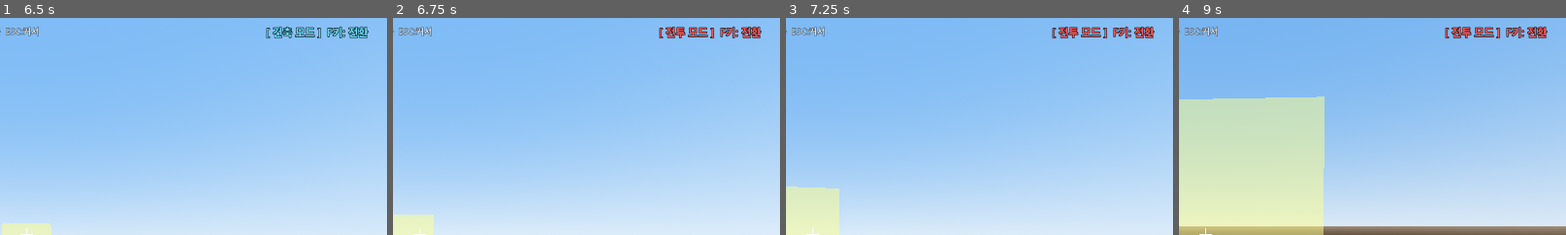
Above: before the commit, frames 1-4 (left to right).
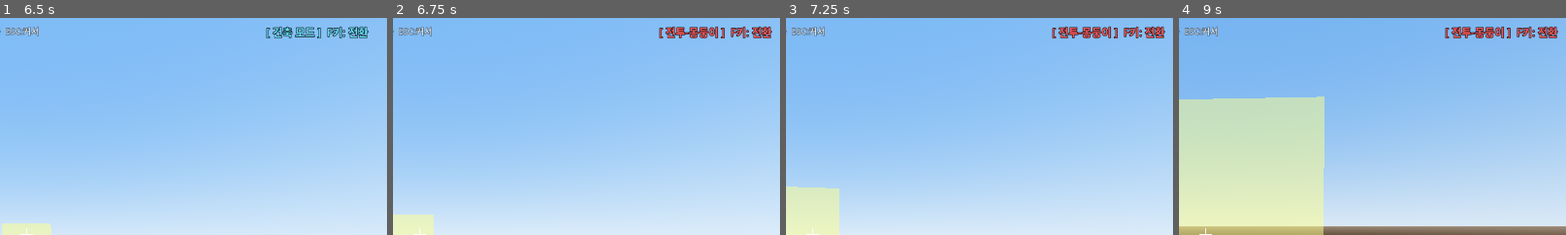
Above: after the commit, the same moments.

Repository: Hwnagseunghwan/Minecraft_Architecture
Game: Godot game, scene res://scenes/Main.tscn
Two runs of this game, one before a commit and one after it. Both use one fixed random seed, a clock stepped at 60 frames per second and the inputs below.
Inputs (mouse positions are % of the whole screen's width and height, from its top left):
- Up to frame 1 (6.5 s): tap Enter at 0.5 s; move the mouse to (55, 50) at 0.52 s; hold W 0.53-5.78 s; tap 1 at 0.6 s; click (55, 50) at 0.67 s; tap Space at 0.77, 1.52, 3.02, 3.77, 4.52, 6.02 s; move the mouse to (45, 50) at 1.27 s; tap 2 at 1.35 s; click (45, 50) at 1.42 s; move the mouse to (52, 48) at 2.02 s; tap 3 at 2.1 s; click (52, 48) at 2.17 s; move the mouse to (49, 52) at 2.77 s; tap 4 at 2.85 s; click (49, 52) at 2.92 s; move the mouse to (57, 51) at 3.52 s; tap 5 at 3.6 s; click (57, 51) at 3.67 s; move the mouse to (42, 49) at 4.27 s; tap 6 at 4.35 s; click (42, 49) at 4.42 s; move the mouse to (51, 50) at 5.02 s; tap 7 at 5.1 s; click (51, 50) at 5.17 s; move the mouse to (46, 48) at 5.77 s; hold D from 5.78 s (still down); tap 8 at 5.85 s; click (46, 48) at 5.92 s
- Up to frame 2 (6.75 s): move the mouse to (55, 50) at 6.52 s; release D at 6.53 s; hold W from 6.53 s (still down); tap F at 6.6 s; click (55, 50) at 6.67 s
- Up to frame 3 (7.25 s): keep holding W; tap Space at 6.77 s
- Up to frame 4 (9 s): move the mouse to (45, 50) at 7.27 s; tap R at 7.35 s; click (45, 50) at 7.42 s; tap Space at 7.52, 8.75 s; move the mouse to (52, 48) at 8.02 s; tap 1 at 8.1 s; click (52, 48) at 8.17 s; move the mouse to (49, 52) at 8.77 s; release W at 8.78 s; hold A from 8.78 s (still down); tap 2 at 8.85 s; click (49, 52) at 8.92 s
The pictures show only the part of the screen within x 47-96%, y 0-50%; the shares and areas given below are measured in that part.

Frame 1 is identical in both runs. In frame 2, 1.0% of the frame differs, in the area x 75-98%, y 3-10%; in frame 3, 0.9%; in frame 4, 1.0%.

Commit message:
feat: 석궁 원거리 무기 추가, F키 3모드 전환
- scripts/arrow.gd: RigidBody3D 화살 (속도 45m/s, 중력 0.3, 6초 후 소멸)
  - 화살대+화살촉 메시, 구체 콜라이더
  - body_entered로 take_damage() 호출, 0.2초 딜레이(자기충돌 방지)
  - look_at으로 날아가는 방향 자동 회전
- player.gd: 모드 시스템 2→3단계 변경
  - _mode: int (0=건축, 1=몽둥이, 2=석궁), F키로 순환
  - 석궁 비주얼 (스톡+활팔 박스메시) 카메라에 부착
  - 우클릭 석궁모드 = 발사, 0.8초 쿨다운
  - signal mode_changed(mode: int)로 변경
- ui.gd: 3모드 표시 (건축=파랑, 몽둥이=빨강, 석궁=노랑)
- sound_manager.gd: play_shoot() 발사음 추가

Co-Authored-By: Claude Sonnet 4.6 <noreply@anthropic.com>

Diff:
--- /dev/null
+++ b/scripts/arrow.gd
@@ -0,0 +1,64 @@
+extends RigidBody3D
+
+const SPEED    : float = 45.0
+const LIFETIME : float = 6.0
+
+var _can_hit : bool = false
+
+func setup(from: Vector3, dir: Vector3) -> void:
+	global_position       = from
+	gravity_scale         = 0.30
+	contact_monitor       = true
+	max_contacts_reported = 4
+	linear_velocity       = dir * SPEED
+	_build_mesh()
+	body_entered.connect(_on_body_entered)
+	get_tree().create_timer(0.20).timeout.connect(_activate)
+	get_tree().create_timer(LIFETIME).timeout.connect(queue_free)
+
+func _activate() -> void:
+	_can_hit = true
+
+func _on_body_entered(body: Node) -> void:
+	if not _can_hit:
+		return
+	if body.has_method("take_damage"):
+		body.take_damage()
+	queue_free()
+
+func _physics_process(_delta: float) -> void:
+	if linear_velocity.length_squared() > 1.0:
+		var fwd : Vector3 = linear_velocity.normalized()
+		if fwd.cross(Vector3.UP).length_squared() > 0.01:
+			look_at(global_position + fwd, Vector3.UP)
+
+func _build_mesh() -> void:
+	# 화살대
+	var mi  := MeshInstance3D.new()
+	var bm  := BoxMesh.new()
+	bm.size = Vector3(0.04, 0.04, 0.50)
+	mi.mesh = bm
+	var mat := StandardMaterial3D.new()
+	mat.albedo_color = Color(0.55, 0.35, 0.10)
+	mat.shading_mode = BaseMaterial3D.SHADING_MODE_UNSHADED
+	mi.material_override = mat
+	add_child(mi)
+
+	# 화살촉
+	var tip  := MeshInstance3D.new()
+	var tm   := BoxMesh.new()
+	tm.size  = Vector3(0.06, 0.06, 0.10)
+	tip.mesh = tm
+	var mat2 := StandardMaterial3D.new()
+	mat2.albedo_color = Color(0.60, 0.60, 0.65)
+	mat2.shading_mode = BaseMaterial3D.SHADING_MODE_UNSHADED
+	tip.material_override = mat2
+	tip.position = Vector3(0.0, 0.0, -0.30)
+	add_child(tip)
+
+	# 충돌 구체
+	var cs := CollisionShape3D.new()
+	var sh := SphereShape3D.new()
+	sh.radius = 0.08
+	cs.shape  = sh
+	add_child(cs)
--- a/scripts/player.gd
+++ b/scripts/player.gd
@@ -44,13 +44,17 @@
 
 var _step_timer  : float    = 0.0   # 발걸음 간격 타이머
 
-var _combat_mode : bool    = false
-var _swinging    : bool    = false
-var _club_root   : Node3D  = null
+var _mode          : int    = 0      # 0=건축  1=몽둥이  2=석궁
+var _swinging      : bool   = false
+var _club_root     : Node3D = null
+var _crossbow_root : Node3D = null
+var _arrow_cd      : float  = 0.0   # 석궁 쿨다운
+
+const ARROW_CD : float = 0.8
 
 signal block_selected(idx: int, block_name: String)
 signal inventory_changed(inv: Dictionary)
-signal mode_changed(is_combat: bool)
+signal mode_changed(mode: int)
 signal hp_changed(current_hp: int, max_hp: int)
 signal hp_healed(current_hp: int, max_hp: int)
 signal player_died()
@@ -72,6 +76,7 @@
 	attack_ray.enabled = true
 	camera.add_child(attack_ray)
 	_build_club()
+	_build_crossbow()
 
 func _build_club() -> void:
 	_club_root = Node3D.new()
@@ -101,6 +106,36 @@
 	head_mesh.position = Vector3(0.0, 0.0, -0.26)
 	_club_root.add_child(head_mesh)
 
+func _build_crossbow() -> void:
+	_crossbow_root = Node3D.new()
+	_crossbow_root.position         = Vector3(0.32, -0.22, -0.55)
+	_crossbow_root.rotation_degrees = Vector3(0.0, -10.0, -5.0)
+	_crossbow_root.visible          = false
+	camera.add_child(_crossbow_root)
+
+	# 스톡 (손잡이)
+	var stock := MeshInstance3D.new()
+	var sm    := BoxMesh.new()
+	sm.size   = Vector3(0.06, 0.06, 0.42)
+	stock.mesh = sm
+	var mat1  := StandardMaterial3D.new()
+	mat1.albedo_color = Color(0.42, 0.26, 0.10)
+	mat1.shading_mode = BaseMaterial3D.SHADING_MODE_UNSHADED
+	stock.material_override = mat1
+	_crossbow_root.add_child(stock)
+
+	# 활 팔 (가로 막대)
+	var arm  := MeshInstance3D.new()
+	var am   := BoxMesh.new()
+	am.size  = Vector3(0.38, 0.05, 0.04)
+	arm.mesh = am
+	var mat2 := StandardMaterial3D.new()
+	mat2.albedo_color = Color(0.28, 0.18, 0.07)
+	mat2.shading_mode = BaseMaterial3D.SHADING_MODE_UNSHADED
+	arm.material_override = mat2
+	arm.position = Vector3(0.0, 0.04, -0.14)
+	_crossbow_root.add_child(arm)
+
 func _emit_initial_hp() -> void:
 	hp_changed.emit(hp, MAX_HP)
 
@@ -108,15 +143,16 @@
 	return SELECTABLE_BTYPES[selected_idx]
 
 func _toggle_mode() -> void:
-	_combat_mode = not _combat_mode
-	_club_root.visible = _combat_mode
-	if not _combat_mode:
+	_mode = (_mode + 1) % 3
+	_club_root.visible     = (_mode == 1)
+	_crossbow_root.visible = (_mode == 2)
+	if _mode == 0:
 		_breaking    = false
 		_break_timer = 0.0
 		_break_pos   = Vector3i(-999, -999, -999)
 		if world:
 			world.set_crack(Vector3i.ZERO, 0.0)
-	mode_changed.emit(_combat_mode)
+	mode_changed.emit(_mode)
 
 # ── 체력 시스템 ────────────────────────────────────────
 func _take_damage(amount: int) -> void:
@@ -229,10 +265,10 @@
 	if event is InputEventMouseButton:
 		match event.button_index:
 			MOUSE_BUTTON_LEFT:
-				if _combat_mode:
+				if _mode == 1:
 					if event.pressed:
 						_swing_attack()
-				else:
+				elif _mode == 0:
 					if event.pressed:
 						_breaking = true
 					else:
@@ -242,8 +278,11 @@
 						if world:
 							world.set_crack(Vector3i.ZERO, 0.0)
 			MOUSE_BUTTON_RIGHT:
-				if event.pressed and not _combat_mode:
-					_place_block()
+				if event.pressed:
+					if _mode == 0:
+						_place_block()
+					elif _mode == 2:
+						_shoot_arrow()
 			MOUSE_BUTTON_WHEEL_UP:
 				if event.pressed:
 					_select((selected_idx - 1 + SELECTABLE_BTYPES.size()) % SELECTABLE_BTYPES.size())
@@ -294,12 +333,26 @@
 
 	move_and_slide()
 	_update_highlight()
-	if not _combat_mode:
+	if _mode == 0:
 		_update_breaking(delta)
 	_collect_nearby_items()
 	_check_dino_damage(delta)
 	_update_heal(delta)
 	_update_footstep(delta)
+	if _arrow_cd > 0.0:
+		_arrow_cd -= delta
+
+func _shoot_arrow() -> void:
+	if _arrow_cd > 0.0:
+		return
+	_arrow_cd = ARROW_CD
+	var arrow_script := load("res://scripts/arrow.gd")
+	var arrow        = arrow_script.new()
+	get_parent().add_child(arrow)
+	var dir  : Vector3 = -camera.global_transform.basis.z.normalized()
+	var from : Vector3 = camera.global_position + dir * 0.8
+	arrow.call("setup", from, dir)
+	SoundManager.play_shoot()
 
 func _update_footstep(delta: float) -> void:
 	_step_timer -= delta
--- a/scripts/sound_manager.gd
+++ b/scripts/sound_manager.gd
@@ -25,6 +25,7 @@
 	_cache["chicken"] = _make(0.26, _wave_chicken)
 	_cache["cow"]     = _make(0.50, _wave_cow)
 	_cache["dino"]    = _make(0.60, _wave_dino)
+	_cache["shoot"]   = _make(0.18, _wave_shoot)
 
 func _make(dur: float, fn: Callable) -> AudioStreamWAV:
 	var n   : int   = int(RATE * dur)
@@ -58,6 +59,7 @@
 func play_die()    -> void: _play("die",     2.0)
 func play_pickup() -> void: _play("pickup", -2.0)
 func play_swing()  -> void: _play("swing",  -6.0)
+func play_shoot()  -> void: _play("shoot",  -3.0)
 func play_animal(t: int) -> void:
 	if   t == 0: _play("chicken", -4.0)
 	elif t == 1: _play("cow",     -3.0)
@@ -146,6 +148,19 @@
 		s[i] = sin(TAU * (115.0 + vib) * t) * e * 0.6
 	return s
 
+func _wave_shoot(n: int) -> PackedFloat32Array:
+	# 석궁 발사: 짧은 "퉁" + 휘파람
+	var s     := PackedFloat32Array()
+	var phase : float = 0.0
+	s.resize(n)
+	for i in range(n):
+		var t   : float = float(i) / float(RATE)
+		var thunk : float = exp(-t * 40.0) * randf_range(-0.5, 0.5)
+		var whoosh : float = sin(TAU * phase) * exp(-t * 12.0) * 0.4
+		phase += (400.0 - t * 500.0) / float(RATE)
+		s[i] = thunk * 0.5 + whoosh
+	return s
+
 func _wave_dino(n: int) -> PackedFloat32Array:
 	var s := PackedFloat32Array()
 	s.resize(n)
--- a/scripts/ui.gd
+++ b/scripts/ui.gd
@@ -306,13 +306,17 @@
 	_mode_label.add_theme_color_override("font_outline_color", Color.BLACK)
 	add_child(_mode_label)
 
-func _on_mode_changed(is_combat: bool) -> void:
-	if is_combat:
-		_mode_label.text = "[ 전투 모드 ]  F키: 전환"
-		_mode_label.add_theme_color_override("font_color", Color(1.0, 0.35, 0.35))
-	else:
-		_mode_label.text = "[ 건축 모드 ]  F키: 전환"
-		_mode_label.add_theme_color_override("font_color", Color(0.4, 0.9, 1.0))
+func _on_mode_changed(mode: int) -> void:
+	match mode:
+		0:
+			_mode_label.text = "[ 건축 모드 ]  F키: 전환"
+			_mode_label.add_theme_color_override("font_color", Color(0.4, 0.9, 1.0))
+		1:
+			_mode_label.text = "[ 전투-몽둥이 ]  F키: 전환"
+			_mode_label.add_theme_color_override("font_color", Color(1.0, 0.35, 0.35))
+		2:
+			_mode_label.text = "[ 전투-석궁 ]  우클릭:발사  F키: 전환"
+			_mode_label.add_theme_color_override("font_color", Color(1.0, 0.75, 0.20))
 
 func _on_block_selected(_idx: int, block_name: String) -> void:
 	_block_selector_label.text = "[ " + block_name + " ]"
